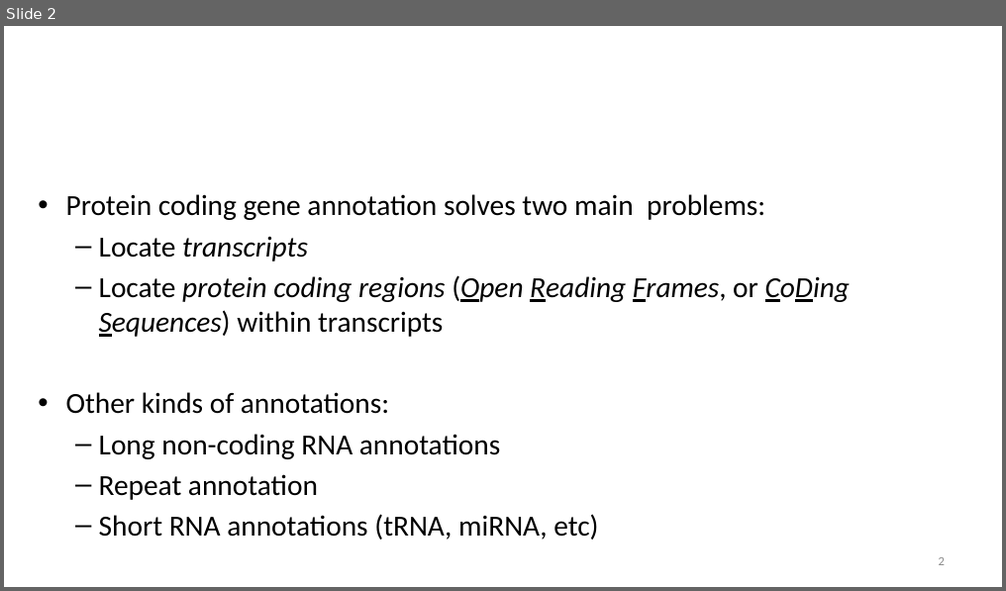
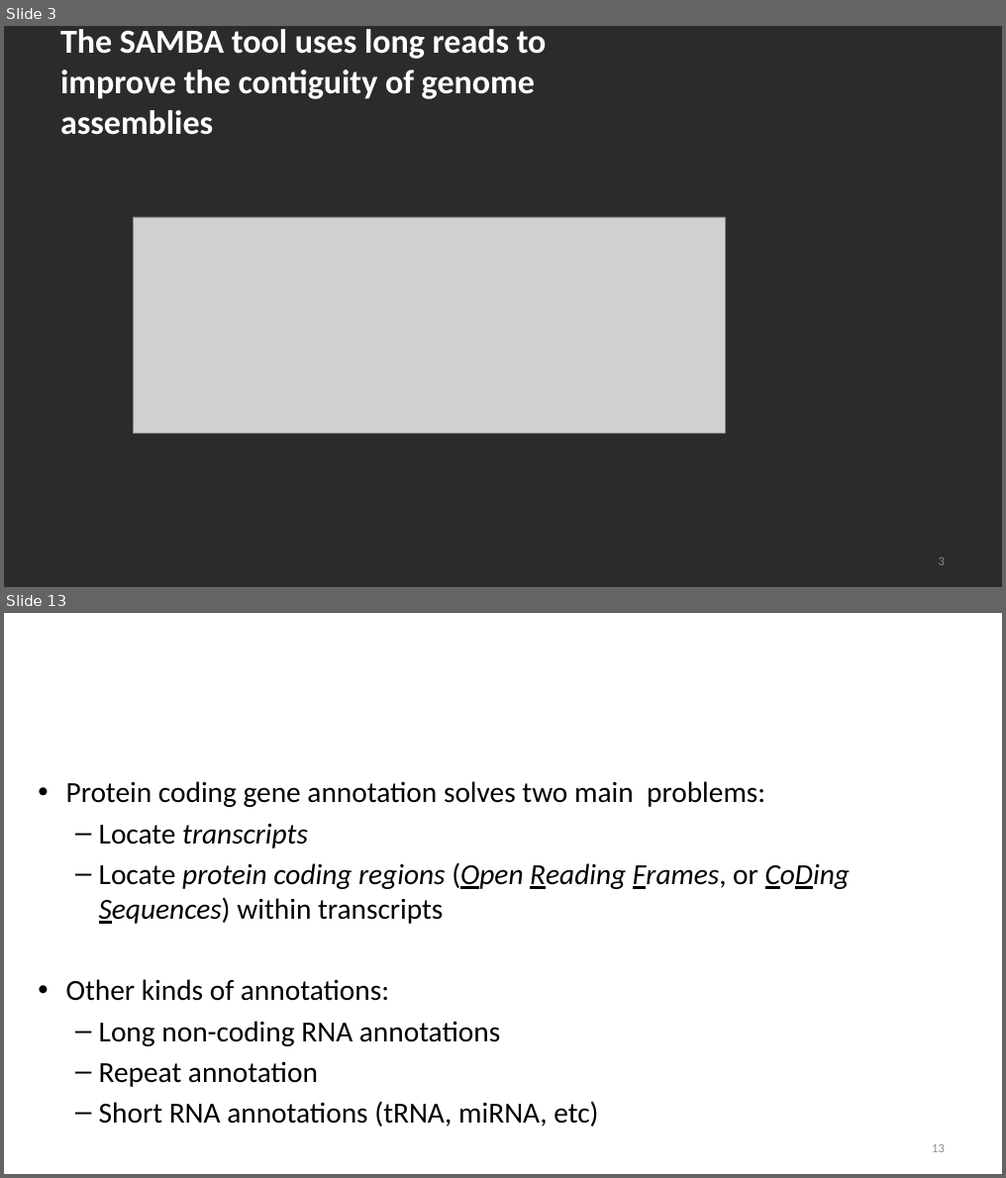
Before and after one commit to alekseyzimin/BME-Algorithms-for-Analysis-of-Genomic-Data, a slide deck: Lectures/Week 13 -- Genome Annotation Variant Calling Pan-genomes.pptx. Shown one above the other, each under a label of ours: slide 2 before the commit, slides 3 and 13 after it; the slides between them are not shown. The pictures are 1006x591 and 1006x1178 pixels, drawn with LibreOffice and Linux fonts; fonts in the diff are those of the drawing; grey boxes stand for pictures; background and template pictures are left out; a plain dark background stands for a picture behind light text. Boxes give left, top, right and bottom in pixels: in the first picture for what was removed or moved away, otherwise in the second. Text is boxed around its words. In the diff, an @@ line names an element or a change of style, - is before the commit and + after.

```diff
--- a/Lectures/Week 13 -- Genome Annotation Variant Calling Pan-genomes.pptx
+++ b/Lectures/Week 13 -- Genome Annotation Variant Calling Pan-genomes.pptx
@@ slide 3 added at (4, 26, 1002, 587), background picture (left out) @@
@@ title added at (60, 29, 547, 135), 32.4 pt, text #FFFFFF, bold @@
+The SAMBA tool uses long reads to improve the contiguity of genome assemblies
@@ picture added at (133, 217, 725, 434) @@
@@ page number added at (939, 558, 944, 566), 12 pt, text #8C8C8C @@
+3
@@ what was slide 2 is now slide 13 @@
@@ page number at (932, 1145, 944, 1153): text changed @@
-2
+13
```
Also in this commit, not shown: 10 slides changed, 10 other slides added, 1 other file.
